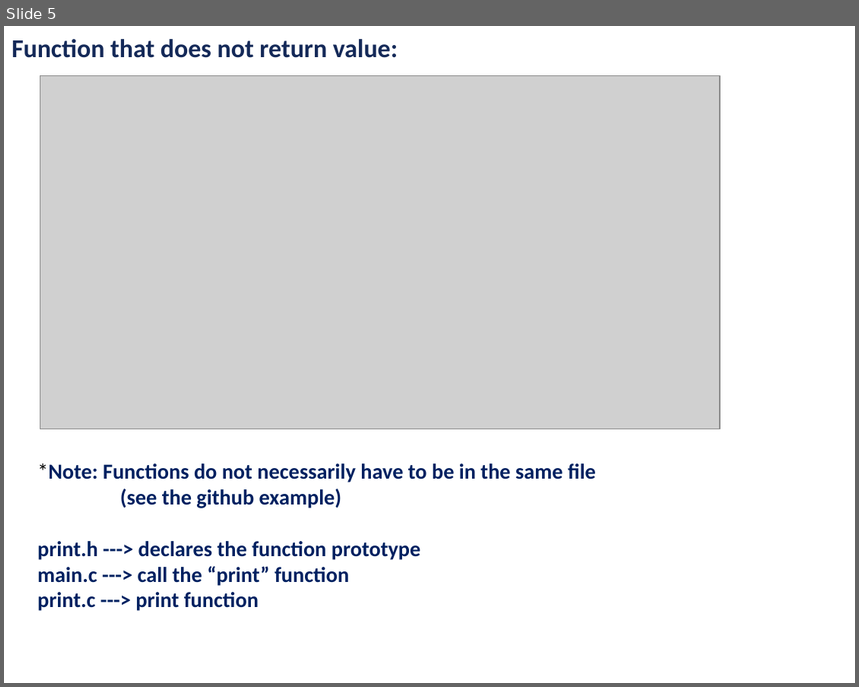
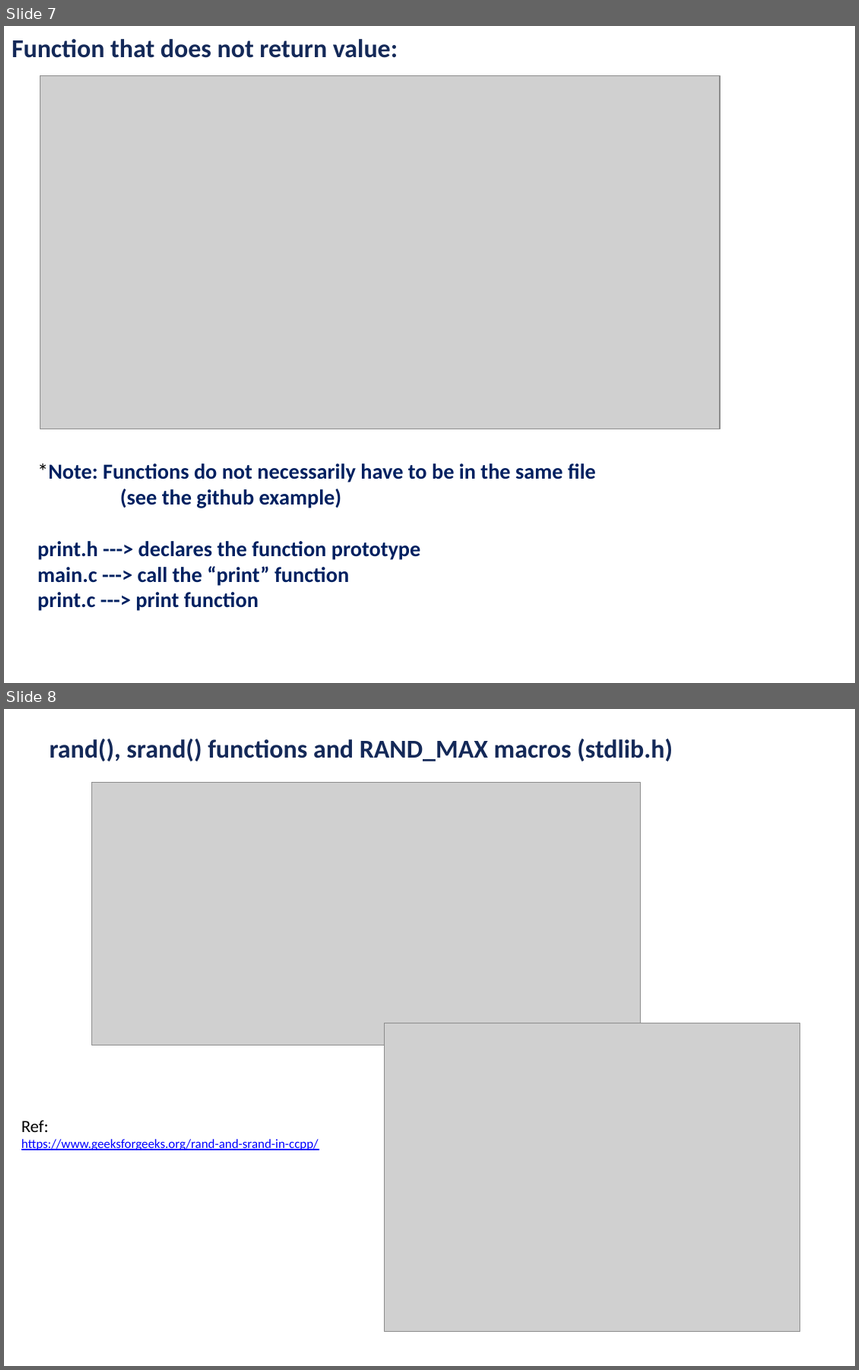
Before and after one commit to ubhowmik/ECE220_Fall2019, a slide deck: Lecture#9/Lecture_9_presentation.pptx. Shown one above the other, each under a label of ours: slide 5 before the commit, slides 7 and 8 after it. The pictures are 859x687 and 859x1370 pixels, drawn with LibreOffice and Linux fonts; fonts in the diff are those of the drawing; grey boxes stand for pictures; background and template pictures are left out. Boxes give left, top, right and bottom in pixels: in the first picture for what was removed or moved away, otherwise in the second. Text is boxed around its words. In the diff, an @@ line names an element or a change of style, - is before the commit and + after.

```diff
--- a/Lecture#9/Lecture_9_presentation.pptx
+++ b/Lecture#9/Lecture_9_presentation.pptx
@@ slide 8 added at <box>4,709,855,1366</box>, background #FFFFFF @@
@@ text added at <box>50,739,673,761</box>, 24 pt, text #142958, bold @@
+rand(), srand() functions and RAND_MAX macros (stdlib.h)
@@ picture added at <box>91,783,640,1046</box> @@
@@ picture added at <box>385,1023,800,1332</box> @@
@@ text added at <box>21,1120,319,1151</box>, 12 pt, text #0000FF, underline @@
+Ref:
+https://www.geeksforgeeks.org/rand-and-srand-in-ccpp/
@@ what was slide 5 is now slide 7 @@
```
Also in this commit, not shown: 2 other slides added, 5 slides removed, 1 other file.
